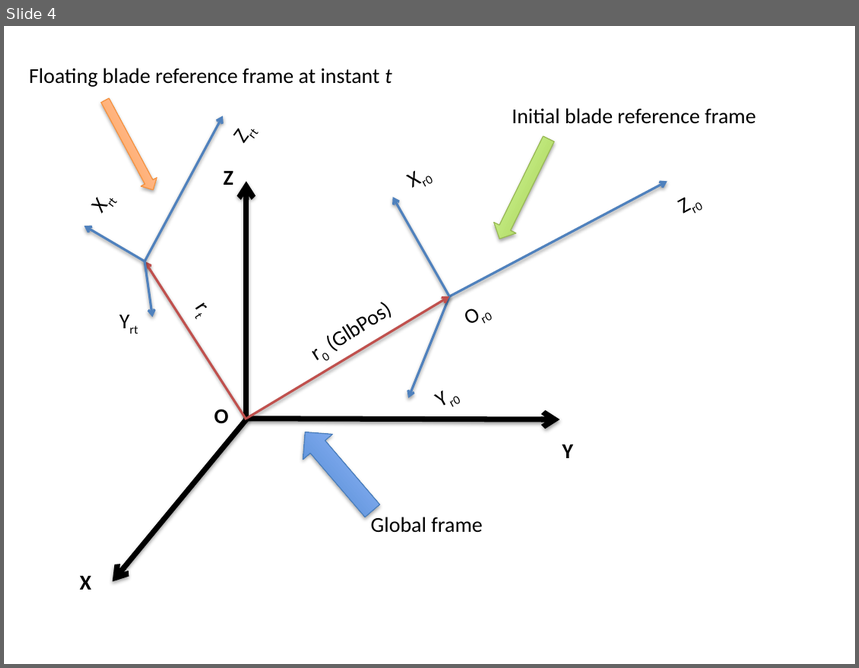
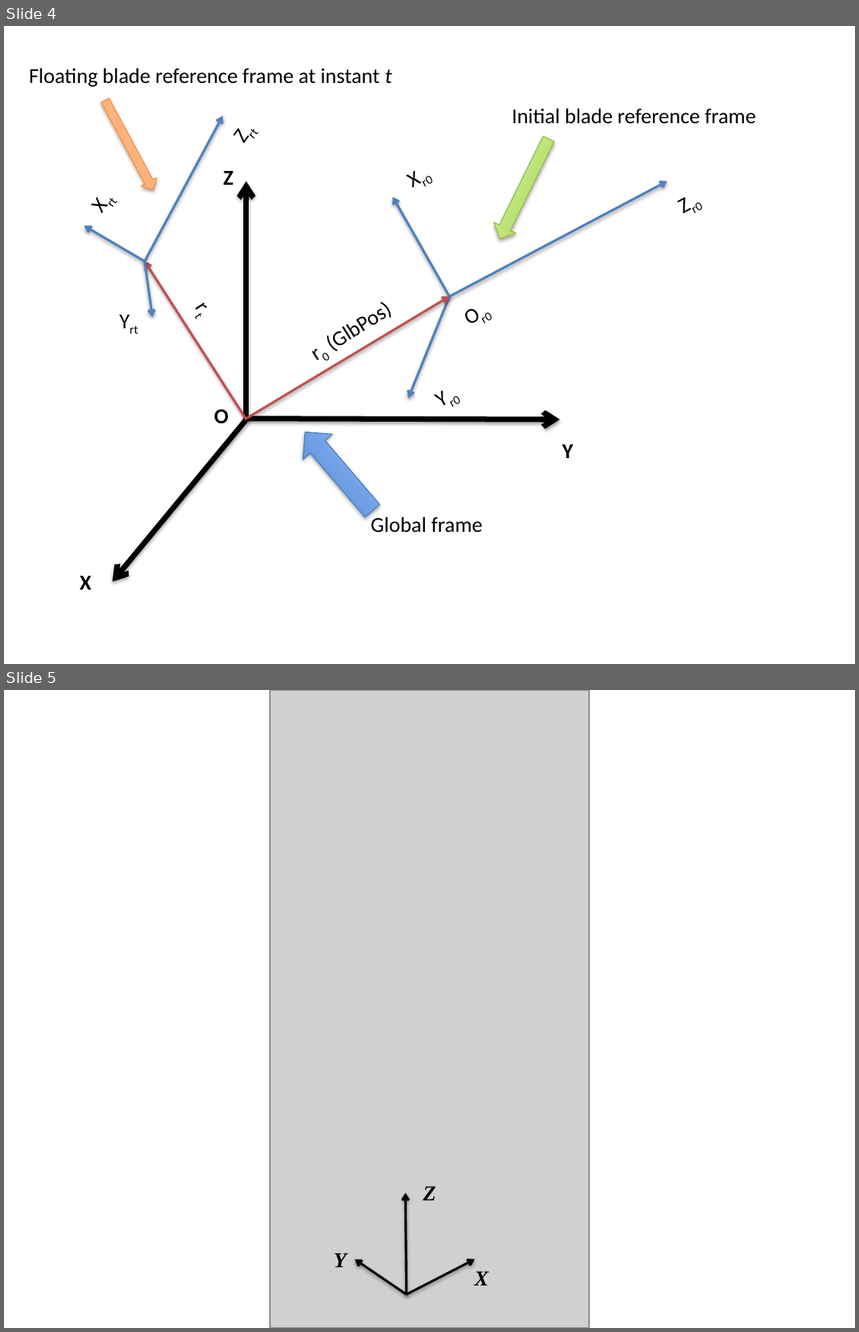
Before and after one commit to old-NWTC/BeamDyn, a slide deck: docs/Manual/Figure/ManualPlot.pptx. Shown one above the other, each under a label of ours: slide 4 before the commit, slides 4 and 5 after it. The pictures are 859x668 and 859x1332 pixels, drawn with LibreOffice and Linux fonts; fonts in the diff are those of the drawing; grey boxes stand for pictures. Boxes give left, top, right and bottom in pixels: in the first picture for what was removed or moved away, otherwise in the second. Text is boxed around its words. In the diff, an @@ line names an element or a change of style, - is before the commit and + after.

```diff
--- a/docs/Manual/Figure/ManualPlot.pptx
+++ b/docs/Manual/Figure/ManualPlot.pptx
@@ slide 5 added at (4, 690, 855, 1328), background #FFFFFF @@
@@ picture added at (269, 690, 588, 1328) @@
@@ text added at (424, 1186, 436, 1201), 18 pt, text #000000, bold, italic @@
+Z
@@ arrow added from (407, 1295) to (406, 1193), #000000 2 pt @@
@@ text added at (334, 1253, 347, 1268), 18 pt, text #000000, bold, italic @@
+Y
@@ arrow added from (407, 1295) to (354, 1259), #000000 2 pt @@
@@ arrow added from (407, 1295) to (474, 1259), #000000 2 pt @@
@@ text added at (474, 1271, 489, 1286), 18 pt, text #000000, bold, italic @@
+X
```
Also in this commit, not shown: 1 other slide added, 10 other files.
